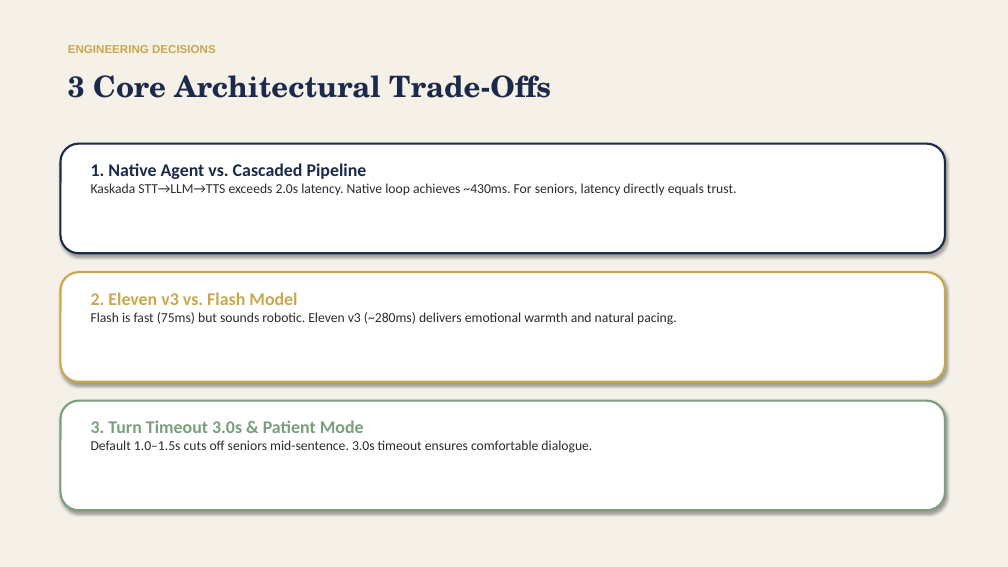
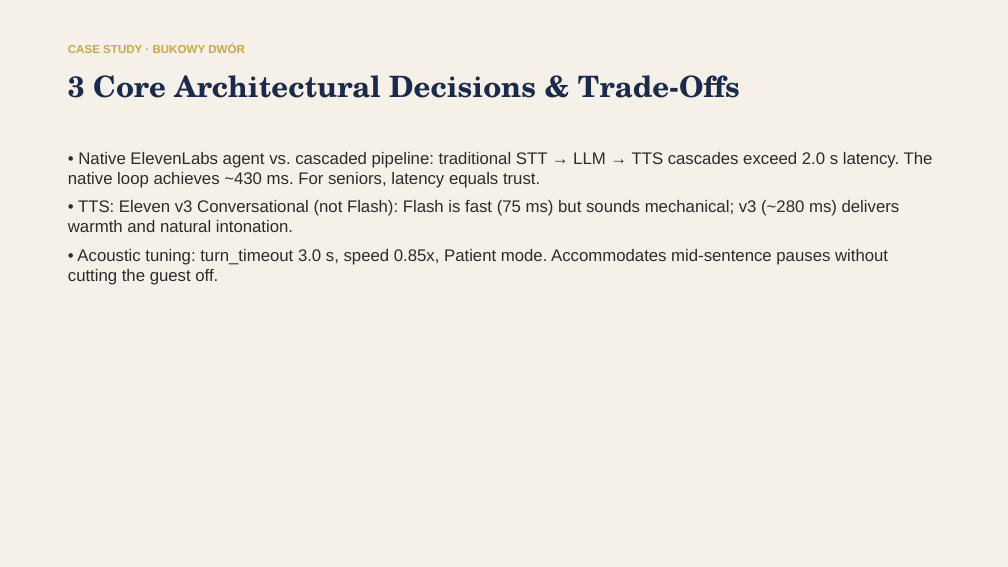
Before and after one commit to kpulka/Elevenlabs_SpaHotel_PoC, a slide deck: slide 5 of presentation/Bukowy_Dwor_Case_Study.pptx. Drawn at 1008x567 pixels with LibreOffice and Linux fonts; fonts in the diff are those of the drawing. Boxes give left, top, right and bottom in pixels: in the first picture for what was removed or moved away, otherwise in the second. Text is boxed around its words. In the diff, an @@ line names an element or a change of style, - is before the commit and + after.

```diff
--- a/presentation/Bukowy_Dwor_Case_Study.pptx
+++ b/presentation/Bukowy_Dwor_Case_Study.pptx
@@ text at [68,44,245,53]: text changed @@
-ENGINEERING DECISIONS
+CASE STUDY · BUKOWY DWÓR
@@ text at [68,75,740,98]: text changed @@
-3 Core Architectural Trade-Offs
+3 Core Architectural Decisions & Trade-Offs
@@ rounded rectangle removed at [60,144,945,253] @@
@@ text at [68,152,933,285]: text changed; size 13 to 16 pt; font Calibri to Arial @@
-2. Eleven v3 vs. Flash Model
-Flash is fast (75ms) but sounds robotic. Eleven v3 (~280ms) delivers emotional warmth and natural pacing.
+• Native ElevenLabs agent vs. cascaded pipeline: traditional STT → LLM → TTS cascades exceed 2.0 s latency. The native loop achieves ~430 ms. For seniors, latency equals trust.
+• TTS: Eleven v3 Conversational (not Flash): Flash is fast (75 ms) but sounds mechanical; v3 (~280 ms) delivers warmth and natural intonation.
+• Acoustic tuning: turn_timeout 3.0 s, speed 0.85x, Patient mode. Accommodates mid-sentence pauses without cutting the guest off.
@@ text removed at [91,163,737,196] @@
-1. Native Agent vs. Cascaded Pipeline
-Kaskada STT→LLM→TTS exceeds 2.0s latency. Native loop achieves ~430ms. For seniors, latency directly equals trust.
@@ rounded rectangle removed at [60,272,945,382] @@
@@ rounded rectangle removed at [60,401,945,510] @@
@@ text removed at [91,420,592,453] @@
-3. Turn Timeout 3.0s & Patient Mode
-Default 1.0–1.5s cuts off seniors mid-sentence. 3.0s timeout ensures comfortable dialogue.
```
Also in this commit, not shown: 7 other slides changed, 6 slides added, 6 slides removed, 11 other files.
